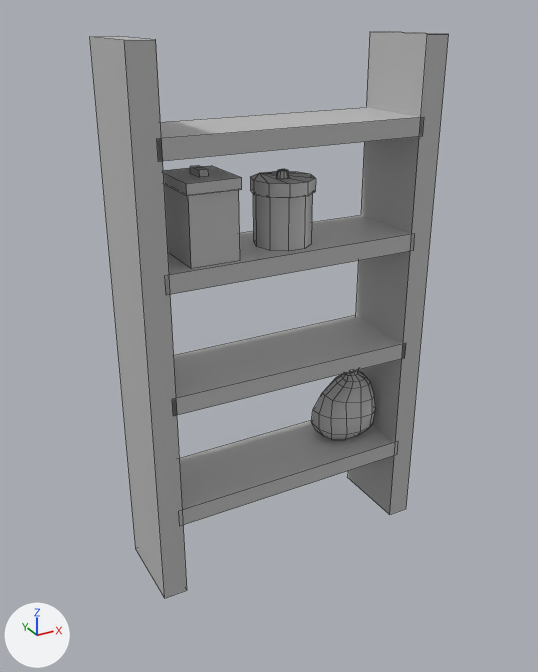
Two versions of the FBX model Assets/Models/Scene_2/cupboard_Lv3.fbx, one commit apart.
Rendered twice from a camera (50 mm lens) standing at (-3.337, -2.497, 0.558) and looking at (-2.433, -0.852, -0.264). The lights are fixed; the arrows at lower left show +X, +Y and +Z. Mesh edges are drawn as thin lines. Where no turn or scale is listed for an object, it has been applied to the vertices.

Names of what the first picture shows: 'cupboard_1'.
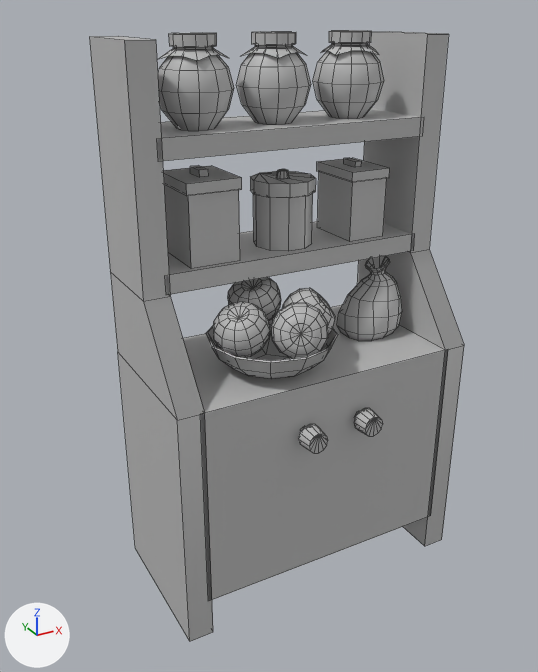
The change, as JSON lines over the scene's bpy script:
```json
{"block": "me_mesh", "where": "# used by ob_cupboard_1; location = (-2.358, -0.762, -0.252)"}
{"op": "remove", "block": "me_mesh", "code": "me_mesh.from_pydata(...)  # 259 vertices, 227 faces; spans x -0.44..0.44, y -0.13..0.13, z -0.75..0.75"}
{"op": "add", "block": "me_mesh", "code": "me_mesh.from_pydata(...)  # 1143 vertices, 1090 faces; spans x -0.44..0.44, y -0.25..0.25, z 0.0..1.51"}
{"block": "me_mesh", "change": "me_mesh part 1: a new loose piece, a 12-sided cylinder along z spanning x 0.155..0.266, y 0.06..0.172, z 1.481..1.508, in mat_lambert1 (grey #bcbcbc)"}
{"block": "me_mesh", "change": "me_mesh part 2: the loose piece of 127 vertices spanning x 0.16..0.36, y -0.08..0.11, z -0.47..-0.21 is scaled about its middle by 0.91, then moved by (0.0, 0.01, 1.13)"}
{"block": "me_mesh", "change": "me_mesh part 3: a new loose piece, a 12-sided cut cone along y (radius 0.028 at the low end, 0.033 at the high end) spanning x 0.052..0.118, y -0.249..-0.204, z 0.518..0.584, in mat_lambert1 (grey #bcbcbc)"}
{"block": "me_mesh", "change": "me_mesh part 4: a new loose piece, a 12-sided cut cone along y (radius 0.028 at the low end, 0.033 at the high end) spanning x -0.12..-0.054, y -0.249..-0.204, z 0.518..0.584, in mat_lambert1 (grey #bcbcbc)"}
{"block": "me_mesh", "change": "me_mesh part 5: the loose piece of 8 vertices spanning x -0.3..-0.17, y -0.1..0.06, z 0.22..0.4 is copied, and the copy is scaled about its middle by (0.835, 1, 0.901), then moved by (0.46, 0.12, 0.74); it spans x 0.17..0.28, y 0.02..0.19, z 0.97..1.14"}
{"block": "me_mesh", "change": "me_mesh part 6: a new loose piece, a box spanning x 0.166..0.287, y 0.014..0.191, z 1.138..1.164, in mat_lambert1 (grey #bcbcbc)"}
{"block": "me_mesh", "change": "me_mesh part 7: the loose piece of 8 vertices spanning x 0.37..0.44, y -0.13..0.13, z -0.75..0.75 is scaled about its middle by (0.289, 0.229, 0.0101), then moved by (-0.18, 0.1, 1.17)"}
{"block": "me_mesh", "change": "me_mesh part 8: a new loose piece, a 12-sided cylinder along z spanning x -0.07..0.039, y 0.061..0.171, z 1.481..1.508, in mat_lambert1 (grey #bcbcbc)"}
{"block": "me_mesh", "change": "me_mesh part 9: a new loose piece, a 12-sided cylinder along z spanning x -0.286..-0.177, y 0.062..0.17, z 1.481..1.508, in mat_lambert1 (grey #bcbcbc)"}
{"block": "me_mesh", "change": "me_mesh part 10: the loose piece of 8 vertices spanning x -0.38..0.38, y -0.13..0.12, z -0.52..-0.47 is deleted"}
{"block": "me_mesh", "change": "me_mesh part 11: the loose piece of 8 vertices spanning x -0.38..0.38, y -0.13..0.12, z -0.17..-0.11 is deleted"}
{"block": "me_mesh", "change": "me_mesh part 12: 8 vertices removed from x -0.44..-0.37, y -0.13..0.13, z -0.75..0.75; 788 vertices added at x -0.44..0.44, y -0.21..0.25, z 0.0..1.5"}
{"op": "set", "path": "ob_cupboard_1.location", "old": "(-2.358, -0.762, -0.252)", "new": "(-2.358, -0.885, -1.002)"}
```

Where the change shows, as pixel boxes [x1, y1, x2, y2] in the pictures (538 x 672 px; the box of a moved part takes in the faces that stretch with it):
```json
{"object": "cupboard_1", "change": "reshaped, moved", "before": [89, 31, 448, 598], "after": [89, 30, 464, 641], "on screen": "8% taller"}
{"part": 1, "of": "me_mesh", "change": "added", "after": [329, 30, 372, 43]}
{"part": 2, "of": "me_mesh", "change": "moved or reshaped", "before": [311, 370, 376, 440], "after": [337, 256, 402, 341]}
{"part": 3, "of": "me_mesh", "change": "added", "after": [354, 409, 382, 436]}
{"part": 4, "of": "me_mesh", "change": "added", "after": [298, 424, 328, 453]}
{"part": 5, "of": "me_mesh", "change": "added", "after": [317, 172, 386, 242]}
{"part": 6, "of": "me_mesh", "change": "added", "after": [317, 158, 390, 183]}
{"part": 7, "of": "me_mesh", "change": "moved or reshaped", "before": [347, 31, 448, 515], "after": [344, 158, 362, 167]}
{"part": 8, "of": "me_mesh", "change": "added", "after": [252, 31, 296, 45]}
{"part": 9, "of": "me_mesh", "change": "added", "after": [169, 33, 217, 47]}
{"part": 10, "of": "me_mesh", "change": "deleted", "before": [179, 420, 398, 526]}
{"part": 11, "of": "me_mesh", "change": "deleted", "before": [173, 315, 406, 415]}
{"part": 12, "of": "me_mesh", "change": "built on", "before": [110, 39, 187, 598], "after": [110, 32, 464, 641]}
```
